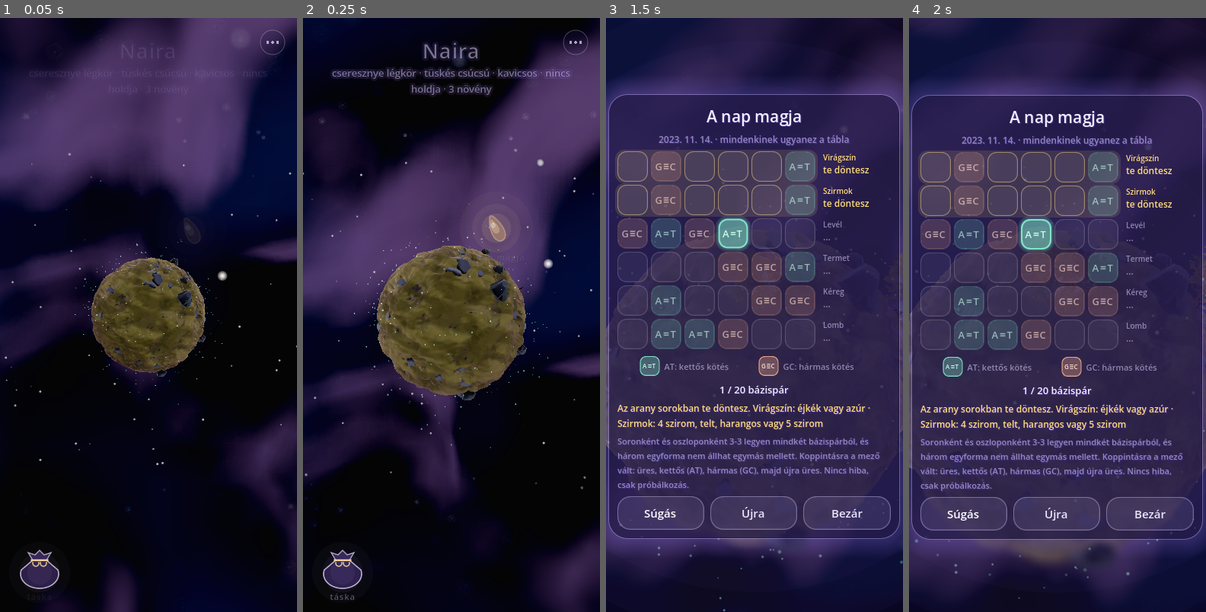
Above: before the commit, frames 1-4 (left to right).
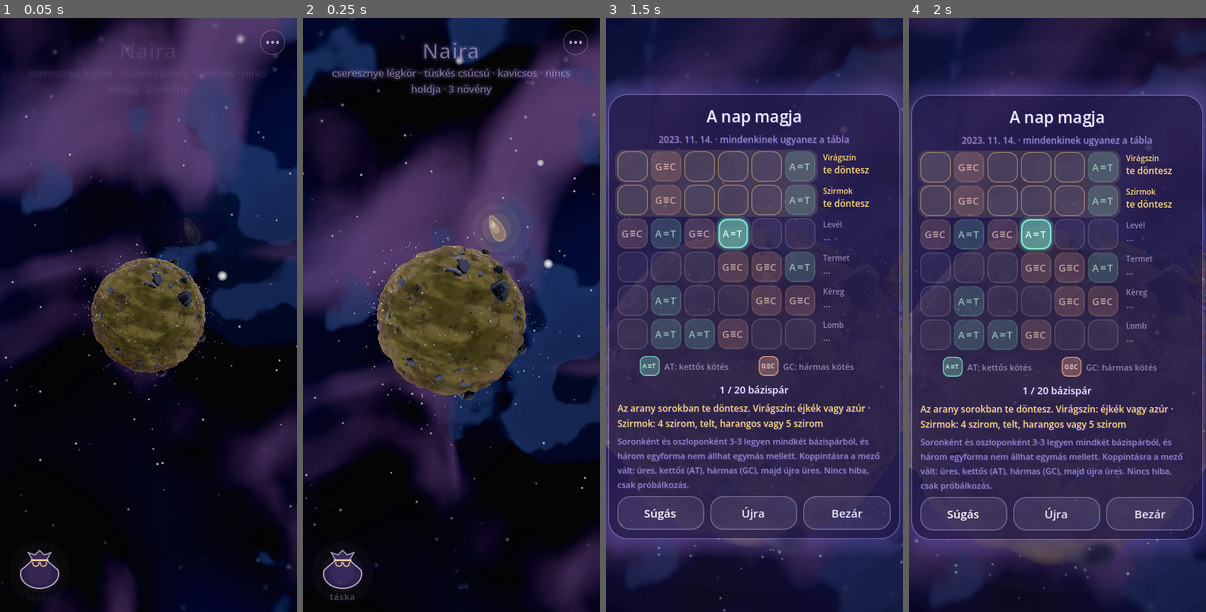
Above: after the commit, the same moments.

Repository: csathoPeter/mag-poc
Game: Godot game, scene res://main.tscn
Same seed, same stepped clock (60 frames per second), same inputs: the game is played once before the commit and once after it.
Inputs (mouse positions are in pixels of both pictures, inside the frame that each line leads up to):
- Up to frame 1 (0.05 s): no input
- Up to frame 2 (0.25 s): no input
- Up to frame 3 (1.5 s): click (804, 225) at 0.52 s; click "Súgás" at 1.25 s
- Up to frame 4 (2 s): no input

The runs differ from the first frame. In frame 1, 8.2% of the frame differs, in the area x 0-100%, y 1-100%; in frame 2, 13%, in the area x 0-100%, y 0-97%; in frame 3, 1.3%; in frame 4, 0.5%.

Commit message:
Festett ég: gouache-szerű felhők napos peremmel és lilás árnyékkal
Art direction 2. kör (B sor): a pasztell űr-égen a köd-textúrából felhők
(az ég ~20%-a), a nap felőli peremük meleg-fehér, az árnyékos oldaluk lilás;
alkonyatkor rózsás / lila, éjjel halvány, a kozmoszban nincsenek. A lencse az
eget csak kicsit mossa el (sky_blur), hogy a felhő ne legyen maszat. A
festett stílus kapcsolója közös a fűvel (?fu=regi).

Co-Authored-By: Claude Opus 5.5 <noreply@anthropic.com>
Claude-Session: https://claude.ai/code/session_014cLsiZBJUCNrLXd2Sv7oxH

Diff:
--- a/godot/debug_drawer.gd
+++ b/godot/debug_drawer.gd
@@ -106,7 +106,7 @@
 	_section("Kapcsolók")
 	g = _grid()
 	for t in [["fű", "grass"], ["árnyék", "shadow"], ["ragyogás", "glow"], ["lencse", "tilt"], ["élsimítás", "aa"],
-			["puha stílus", "soft"], ["festett fű", "paint"], ["levélforma", "leafcut"], ["kerek szirom", "petal"], ["részecskék", "fx"],
+			["puha stílus", "soft"], ["festett stílus (fű, ég)", "paint"], ["levélforma", "leafcut"], ["kerek szirom", "petal"], ["részecskék", "fx"],
 			["felület", "hud"], ["csillagok", "stars"], ["auto felbontás", "auto"], ["4 részletes fa", "hi"]]:
 		_toggle(g, t[0], t[1])
 
--- a/godot/shaders/lens.gdshader
+++ b/godot/shaders/lens.gdshader
@@ -21,6 +21,8 @@
 uniform float aperture = 0.55;
 // a fókusz körüli teljesen éles mélységtartomány (a téma, pl. a fa lombja ne mosódjon el)
 uniform float zone = 0.0;
+// az ég elmosásának szorzója (0–1; a festett felhők miatt kisebb)
+uniform float sky_blur = 0.35;
 // régi (repülős) kert: a régi sáv a mélység szerinti távoli elmosással
 uniform float legacy = 0.0;
 
@@ -51,6 +53,9 @@
 	float c_tilt = smoothstep(band, band + 0.32, abs(uv.y - band_y)) * tilt;
 	float c_dof = aperture * max(abs(z - focus) - zone, 0.0) / max(z, 0.01);
 	float c = mix(c_tilt, c_dof, dof_mix);
+	// a festett ég (space_sky.gdshader felhői, 2026. 11. 13.) csak kicsit mosódik el: a felhő éles ecsetfolt, elmosva
+	// maszatnak hatott. Az ég a hátsó vágósíkon van (a kamera far ≥ 400), a bolygó és a fák 80 egységen belül.
+	c *= mix(1.0, sky_blur, smoothstep(80.0, 300.0, z));
 	if (legacy > 0.5) {
 		float far_c = smoothstep(focus + 4.0, focus + 34.0, z);
 		float t = smoothstep(0.22, 0.52, abs(uv.y - 0.58));
--- a/godot/shaders/space_sky.gdshader
+++ b/godot/shaders/space_sky.gdshader
@@ -16,6 +16,17 @@
 // 0: előre kiszámolt 3D zajtextúra (olcsó), 1: köd nélkül (mérés), 2: a régi, pixelenként számolt zaj (mérés)
 uniform int mode = 0;
 uniform sampler3D nebula : filter_linear, repeat_enable;
+// Festett ég (art direction, 2026. 11. 13., art/kor02 „B” sor): gouache-szerű felhők a köd-textúrából – a nap felőli
+// oldaluk meleg, világos, az árnyékos oldaluk lilás (alkonyatkor rózsás / lila, éjjel halvány sötétkék); a kozmoszban
+// nincsenek. paint_k: a festett stílus kapcsolója (a fűvel közös: ?fu=regi, fejlesztői „festett fű”).
+global uniform float paint_k;
+
+// a felhő sűrűsége (0–1) egy irányban: nagy, kerek tömbök (két lépték), puha, de határozott, kicsit hullámos széllel
+float cloud_raw(vec3 d) {
+	float big = texture(nebula, d * 0.62 + vec3(0.13, 0.41, 0.77)).r;
+	float det = texture(nebula, d * 2.6 + vec3(0.71, 0.29, 0.05)).r;
+	return big * 0.7 + det * 0.3;
+}
 
 float hash(vec3 p) {
 	p = fract(p * 0.3183099 + 0.1);
@@ -70,6 +81,30 @@
 	vec3 ni = mix(col_in(night_b), col_in(night_a), smoothstep(0.3, 0.75, n1) * 0.8 + l * 0.25);
 	ni += vec3(0.32, 0.14, 0.45) * smoothstep(0.52, 0.85, n2) * 0.3;
 	vec3 c = mix(mix(day, du, dusk), ni, night);
+	// festett felhők: a sűrűség a nap felé eső szomszédban kisebb → az a nap felőli (világos) perem
+	if (mode == 0 && paint_k > 0.0 && cosmos < 0.999) {
+		vec3 L = LIGHT0_DIRECTION;
+		vec3 tl = L - d * dot(d, L);
+		float tlen = length(tl);
+		vec3 dl = normalize(d + (tlen > 1e-4 ? tl / tlen : vec3(0.0)) * 0.06);
+		float cr = cloud_raw(d);
+		// a sűrűség felső ~20%-a felhő (a köd-textúra mediánja ~0,49, szórása ~0,15): tiszta égen külön gomolyok
+		float cov = smoothstep(0.585, 0.615, cr);
+		float lit = clamp((cr - cloud_raw(dl)) * 16.0 + 0.5, 0.0, 1.0);
+		// a felhő közepe felé kicsit árnyékosabb (vastagabb)
+		float core = smoothstep(0.62, 0.72, cr);
+		vec3 day_lit = mix(vec3(1.0, 0.985, 0.96), col_in(day_a), 0.2);
+		vec3 day_sh = mix(col_in(day_b), vec3(0.56, 0.54, 0.82), 0.6);
+		vec3 du_lit = mix(col_in(dusk_a), vec3(1.0, 0.86, 0.72), 0.45);
+		vec3 du_sh = mix(col_in(dusk_b), col_in(dusk_a), 0.25);
+		vec3 ni_lit = col_in(night_a) * 1.7 + vec3(0.02, 0.03, 0.06);
+		vec3 ni_sh = col_in(night_b) * 1.6 + vec3(0.01, 0.01, 0.03);
+		vec3 cl_lit = mix(mix(day_lit, du_lit, dusk), ni_lit, night);
+		vec3 cl_sh = mix(mix(day_sh, du_sh, dusk), ni_sh, night);
+		vec3 cl = mix(cl_sh, cl_lit, smoothstep(0.25, 0.75, lit) * mix(1.0, 0.8, core));
+		float a = cov * mix(0.97, 0.55, night) * (1.0 - cosmos) * paint_k;
+		c = mix(c, cl, a);
+	}
 	vec3 deep = mix(col_in(night_b) * 0.6, col_in(night_a) * 0.55, smoothstep(0.3, 0.8, n1) * 0.7);
 	deep += vec3(0.22, 0.1, 0.35) * smoothstep(0.55, 0.88, n2) * 0.22;
 	c = mix(c, deep, cosmos);
Not shown, changed: CLAUDE.md
Not shown, changed: docs/DESIGN.md
